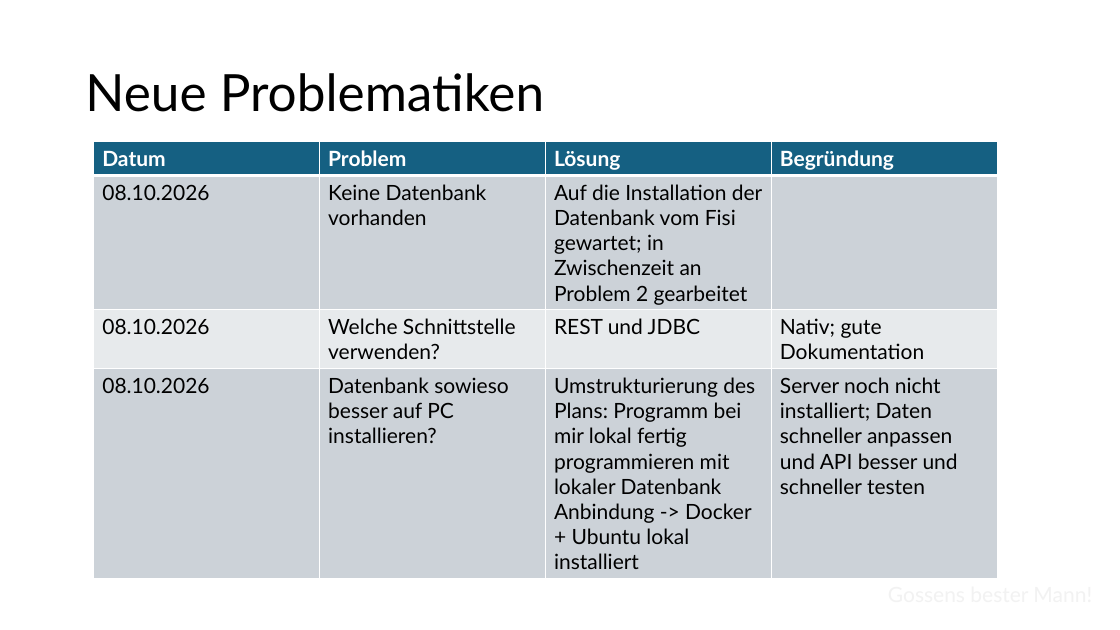
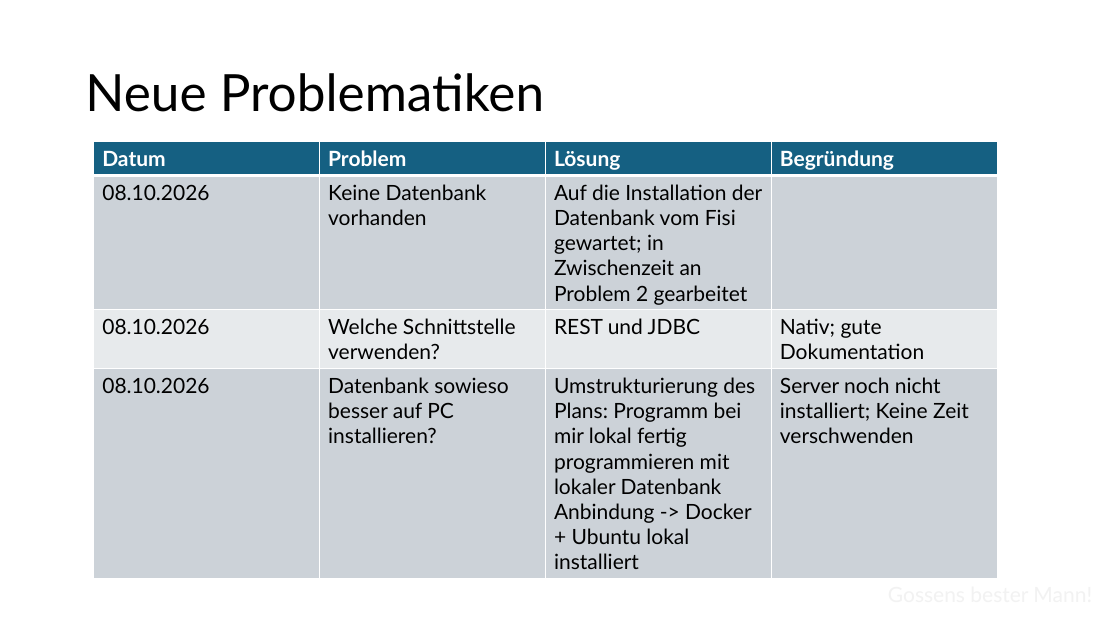
Before and after one commit to 24it1schumacher/Abschlussprojekt_Berufsschule_Gruppe_8, a slide deck: slide 5 of docs/Review#1.pptx. Drawn at 1120x630 pixels with LibreOffice and Linux fonts; fonts in the diff are those of the drawing. Boxes give left, top, right and bottom in pixels: in the first picture for what was removed or moved away, otherwise in the second. Text is boxed around its words. In the diff, an @@ line names an element or a change of style, - is before the commit and + after.

```diff
--- a/docs/Review#1.pptx
+++ b/docs/Review#1.pptx
@@ table at box(94, 141, 998, 573) @@
-row 4, column 4: Server noch nicht installiert; Daten schneller anpassen und API besser und schneller testen
+row 4, column 4: Server noch nicht installiert; Keine Zeit verschwenden
```
Also in this commit, not shown: 1 other slide changed.
